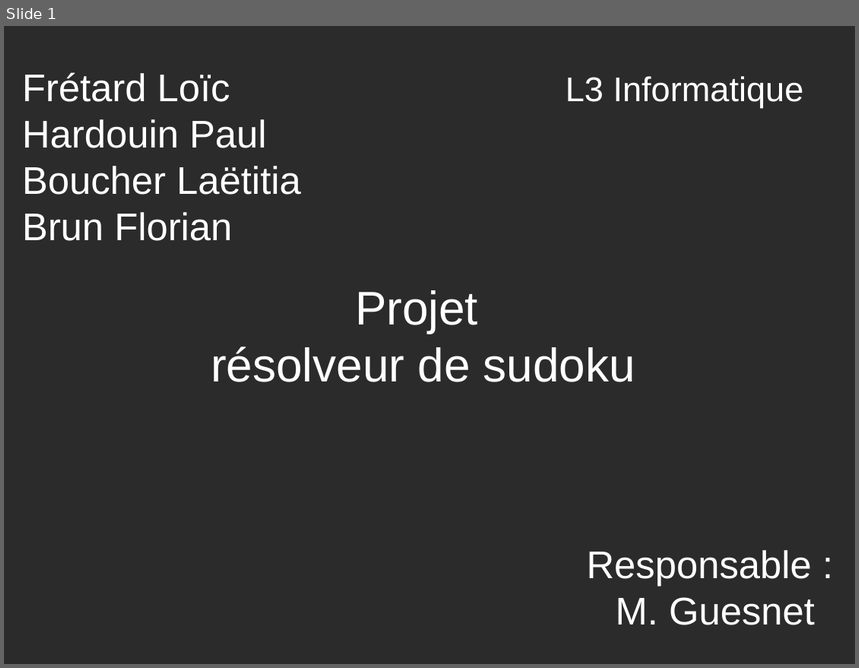
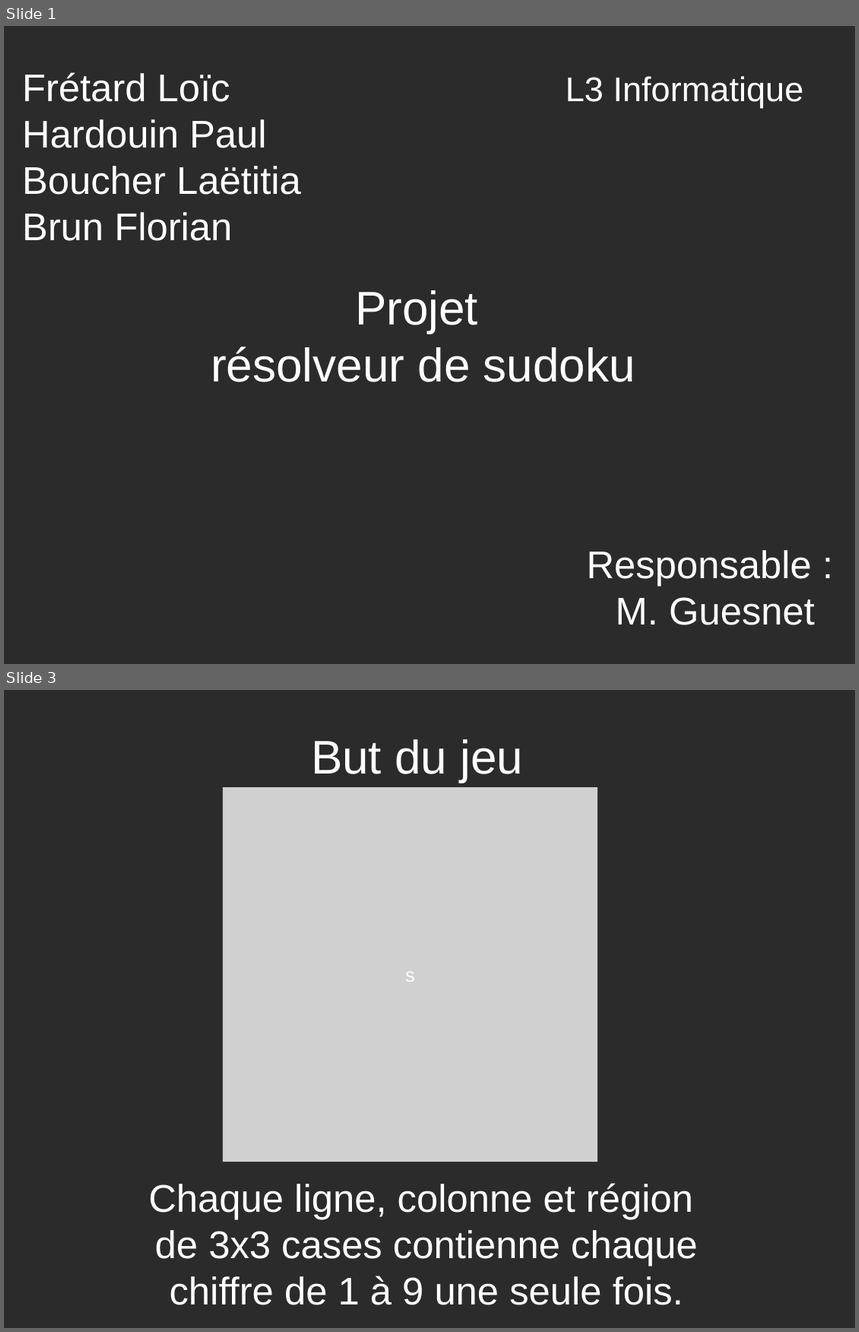
Before and after one commit to yuki1996/Sudoku, a slide deck: rapport/presentation.odp. Shown one above the other, each under a label of ours: slide 1 before the commit, slides 1 and 3 after it; the slides between them are not shown. The pictures are 859x668 and 859x1332 pixels, drawn with LibreOffice and Linux fonts; fonts in the diff are those of the drawing; grey boxes stand for pictures; background and template pictures are left out; a plain dark background stands for a picture behind light text. Boxes give left, top, right and bottom in pixels: in the first picture for what was removed or moved away, otherwise in the second. Text is boxed around its words. In the diff, an @@ line names an element or a change of style, - is before the commit and + after.

```diff
--- a/rapport/presentation.odp
+++ b/rapport/presentation.odp
@@ slide 3 added at [4,690,855,1328], background picture (left out) @@
@@ title added at [311,739,524,783], 44 pt, text #FFFFFF @@
+But du jeu
@@ picture added at [223,787,598,1162], 18 pt, text #FFFFFF @@
+s
@@ title added at [148,1183,698,1306], 36 pt, text #FFFFFF @@
+Chaque ligne, colonne et région
+de 3x3 cases contienne chaque
+chiffre de 1 à 9 une seule fois.
```
Also in this commit, not shown: 3 slides changed, 5 other slides added, 20 slides removed.
